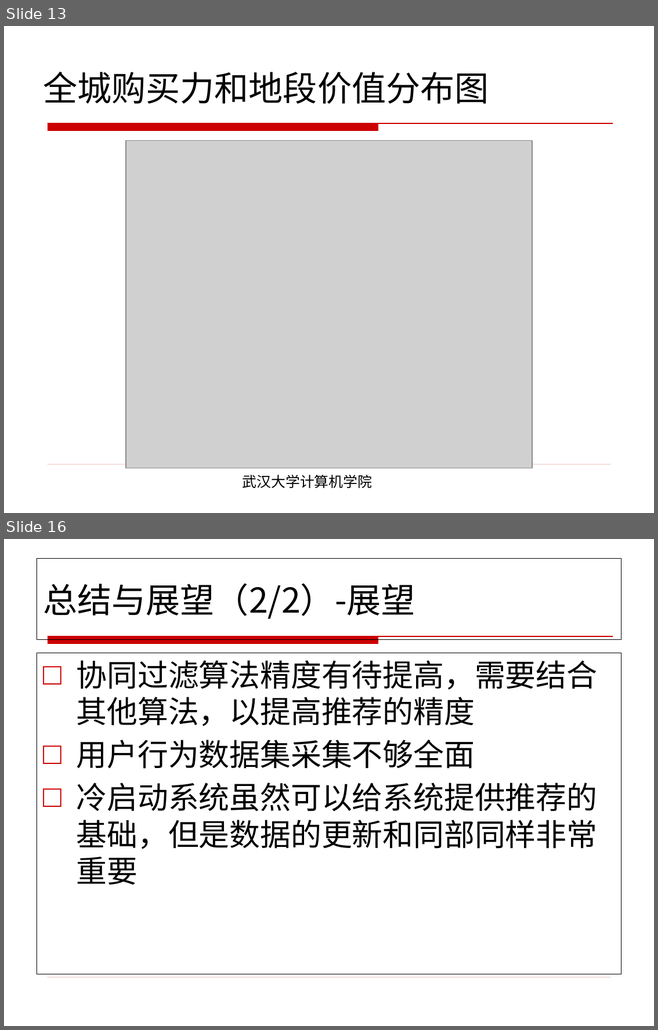
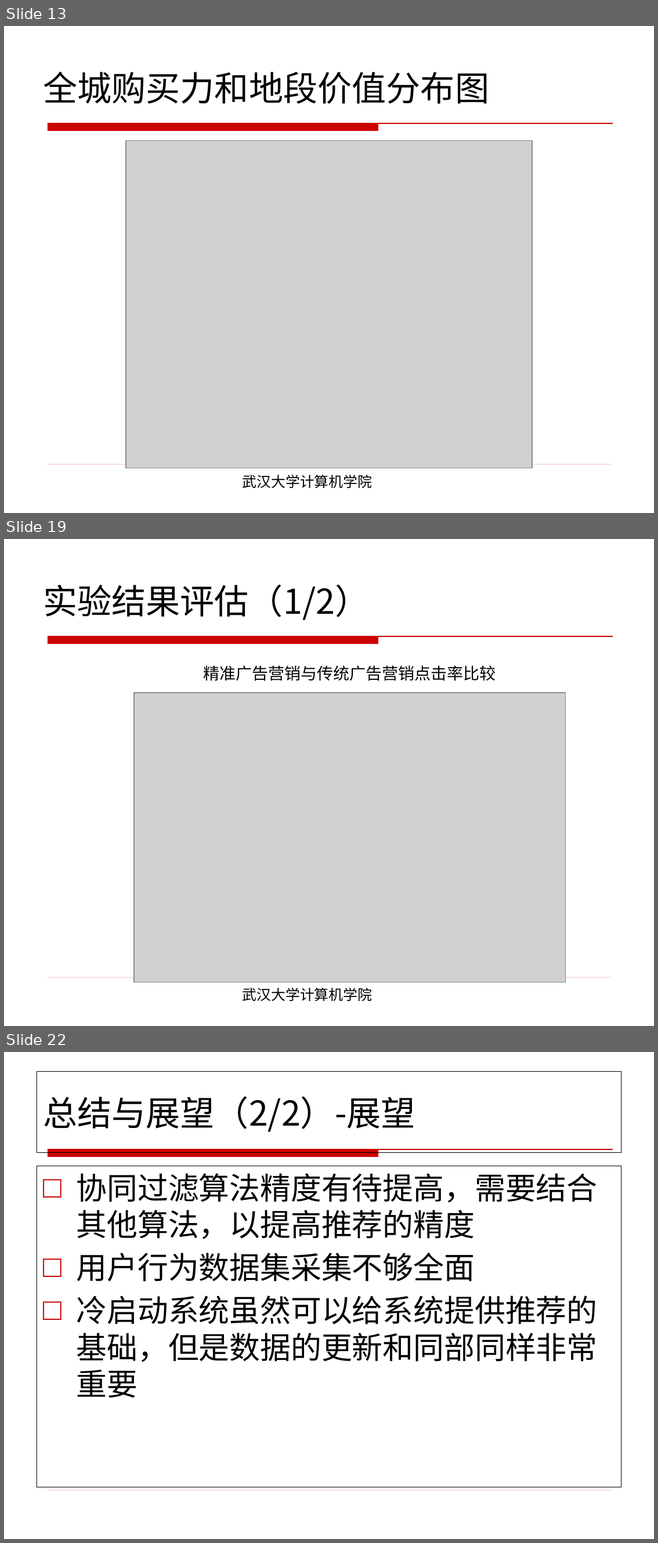
Before and after one commit to henryzhao/graduate, a slide deck: wy/王焰硕士论文答辩.pptx. Shown one above the other, each under a label of ours: slides 13 and 16 before the commit, slides 13, 19 and 22 after it; the slides between them are not shown. The pictures are 658x1030 and 658x1543 pixels, drawn with LibreOffice and Linux fonts; fonts in the diff are those of the drawing; grey boxes stand for pictures; background and template pictures are left out. Boxes give left, top, right and bottom in pixels: in the first picture for what was removed or moved away, otherwise in the second. Text is boxed around its words. In the diff, an @@ line names an element or a change of style, - is before the commit and + after.

```diff
--- a/wy/王焰硕士论文答辩.pptx
+++ b/wy/王焰硕士论文答辩.pptx
@@ slide 19 added at bbox=[4, 539, 654, 1026], background #FFFFFF; not listed: 2 template elements that a slide beside it also shows @@
@@ title added at bbox=[43, 584, 369, 620], 38 pt, text #000000 @@
+实验结果评估（1/2）
@@ text added at bbox=[204, 665, 496, 681], 18 pt, text #000000 @@
+精准广告营销与传统广告营销点击率比较
@@ picture added at bbox=[134, 693, 565, 983] @@
@@ text added at bbox=[242, 988, 372, 1001], 16 pt, text #000000 @@
+武汉大学计算机学院
@@ what was slide 16 is now slide 22 @@
```
Also in this commit, not shown: 3 slides changed, 5 other slides added, 5 other files.
